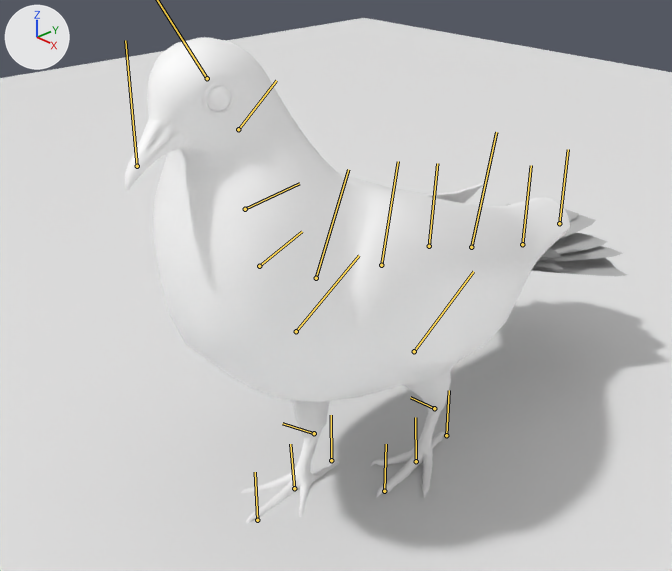
A saved change to the Blender file pigeon_move.blend.
Camera for both pictures: a 50 mm camera at (0.291, -0.29, 0.306) aimed at (-0.02, 0.003, 0.102). The axes (+X, +Y, +Z) are drawn at upper left. The lights are the same throughout. Both versions are drawn at frame 0 of the action 'Pigeon-evilAction'; the numbers are the values there. The bones that bend it are drawn over the model as lines.
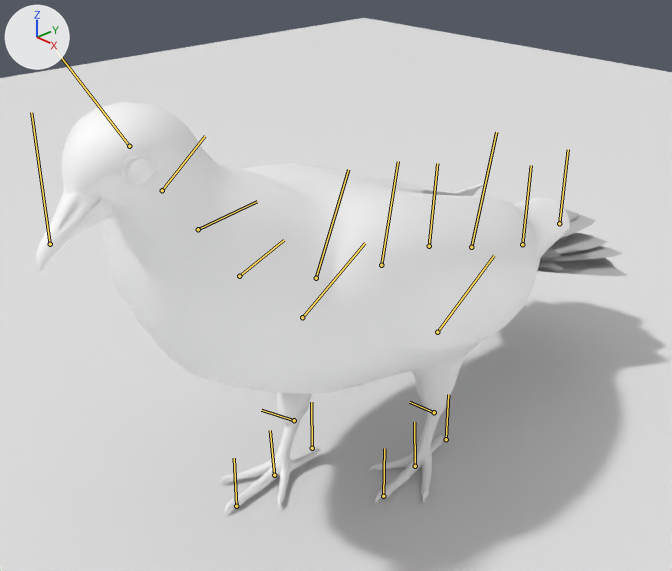
What differs and where, as boxes [x1, y1, x2, y2] in the pictures (672 x 571 px):
'polySurface5', posed (18% wider, 16% shorter)
    before: [125, 37, 627, 523]
    after: [36, 102, 627, 512]
bone 'joint4', root to tip
    before: (259, 266) to (302, 231)
    after: (239, 276) to (284, 240)
bone 'joint5', root to tip
    before: (245, 209) to (299, 183)
    after: (198, 229) to (257, 201)
bone 'joint6', root to tip
    before: (238, 129) to (276, 80)
    after: (162, 190) to (205, 136)
bone 'joint17', root to tip
    before: (296, 331) to (359, 255)
    after: (302, 317) to (365, 243)
bone 'right_leg', root to tip
    before: (314, 433) to (282, 423)
    after: (294, 420) to (261, 410)
bone 'joint12', root to tip
    before: (414, 351) to (473, 271)
    after: (437, 332) to (494, 255)

The edits, one by one:
Bone 'joint4' (bone_joint4) moves from (0.0, 0.0, 0.0) to (0.002, -0.011, 0.0).
Bone 'joint5' (bone_joint5) moves from (0.0, 0.0, 0.0) to (0.0, -0.014, 0.0).
Bone 'joint6' (bone_joint6) moves from (0.0, 0.0, 0.0) to (0.001, -0.021, -0.004).
Bone 'joint17' (bone_joint17) moves from (-0.002, -0.004, -0.001) to (-0.003, 0.004, -0.002).
Bone 'right_leg' (bone_right_leg) moves from (0.016, 0.015, -0.008) to (0.022, 0.022, 0.002).
Bone 'joint12' (bone_joint12) moves from (0.006, 0.014, 0.002) to (0.015, 0.035, 0.001).
